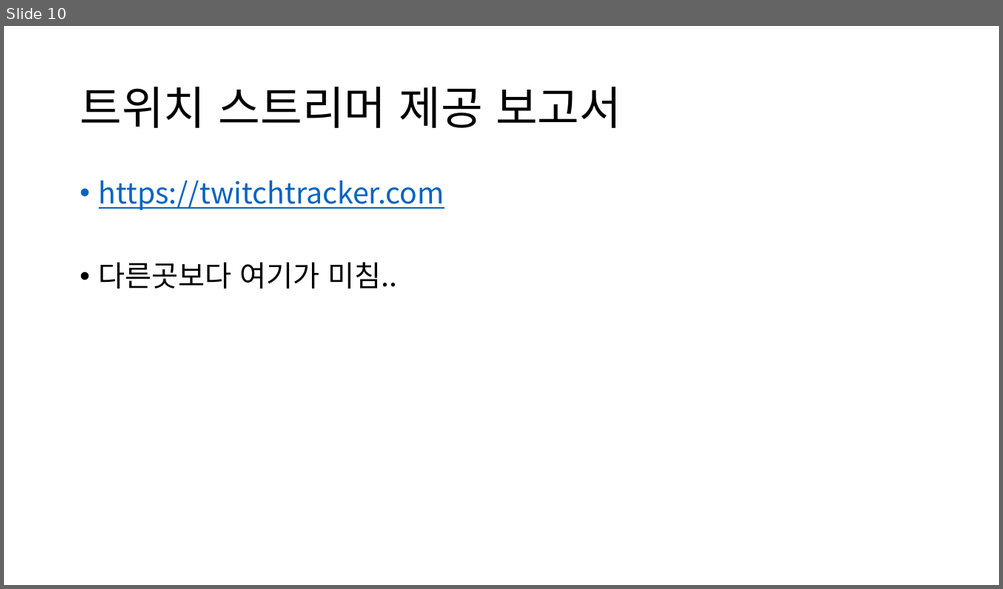
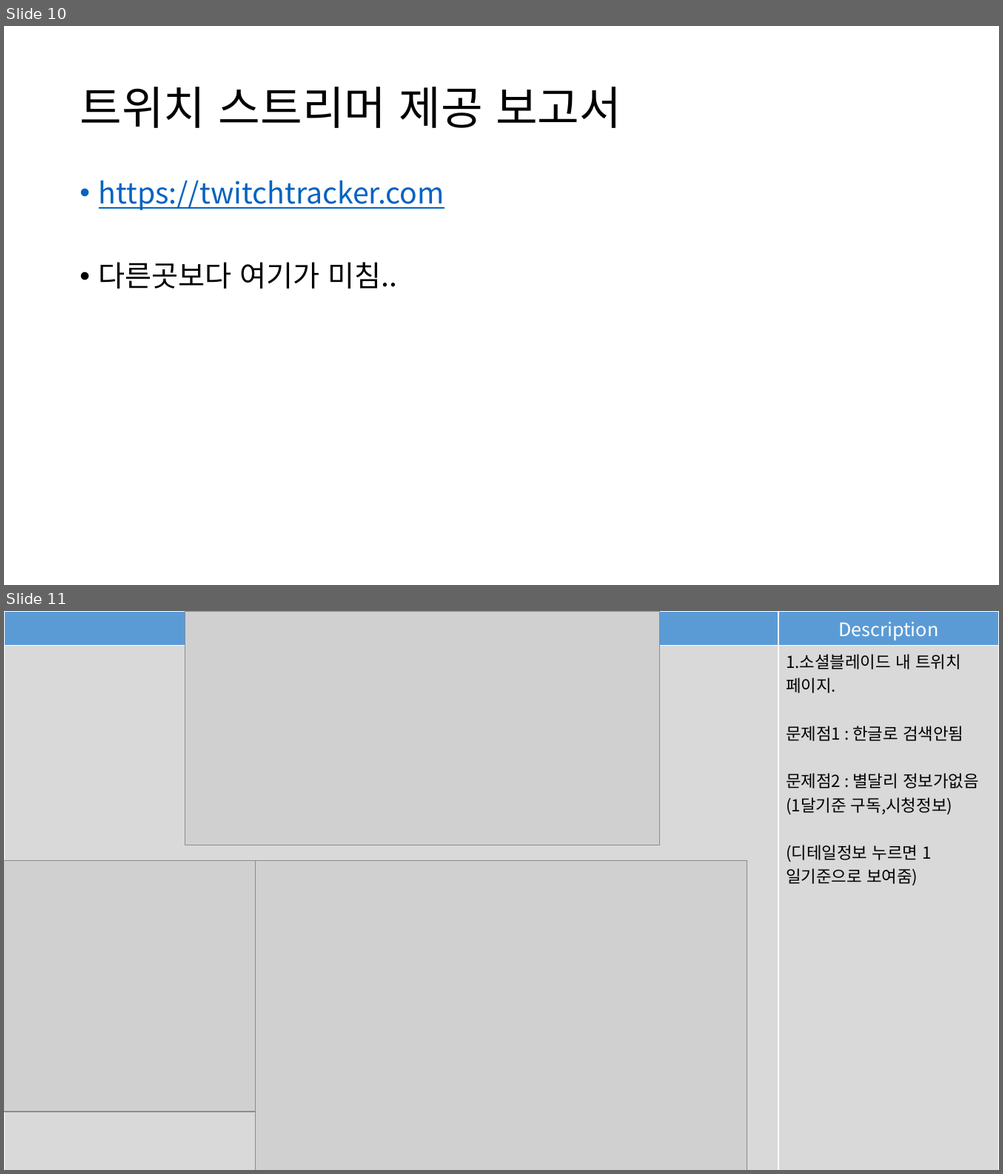
Before and after one commit to chanuuuuu/OnAD_project, a slide deck: docs/23_웹UI기획서/보고서 시각지표 기획.pptx. Shown one above the other, each under a label of ours: slide 10 before the commit, slides 10 and 11 after it. The pictures are 1003x589 and 1003x1174 pixels, drawn with LibreOffice and Linux fonts; fonts in the diff are those of the drawing; grey boxes stand for pictures. Boxes give left, top, right and bottom in pixels: in the first picture for what was removed or moved away, otherwise in the second. Text is boxed around its words. In the diff, an @@ line names an element or a change of style, - is before the commit and + after.

```diff
--- a/docs/23_웹UI기획서/보고서 시각지표 기획.pptx
+++ b/docs/23_웹UI기획서/보고서 시각지표 기획.pptx
@@ slide 11 added at [4, 611, 999, 1170], background #FFFFFF @@
@@ table added at [4, 611, 999, 1170], 2 rows, 2 columns @@
+화면구성 | Description
+ | 1.소셜블레이드 내 트위치 페이지. / 문제점1 : 한글로 검색안됨 / 문제점2 : 별달리 정보가없음 (1달기준 구독,시청정보) / (디테일정보 누르면 1일기준으로 보여줌)
@@ picture added at [185, 611, 659, 846] @@
@@ picture added at [4, 861, 256, 1113] @@
@@ picture added at [256, 861, 747, 1170] @@
```
Also in this commit, not shown: 1 slide changed, 2 other slides added, 3 other files.
